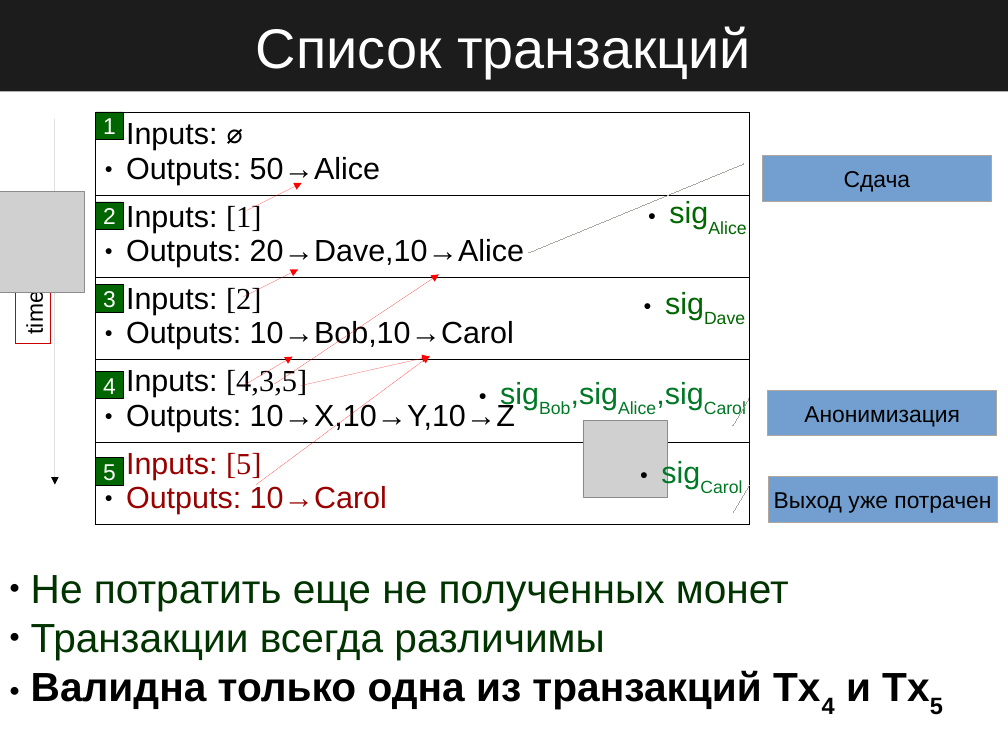
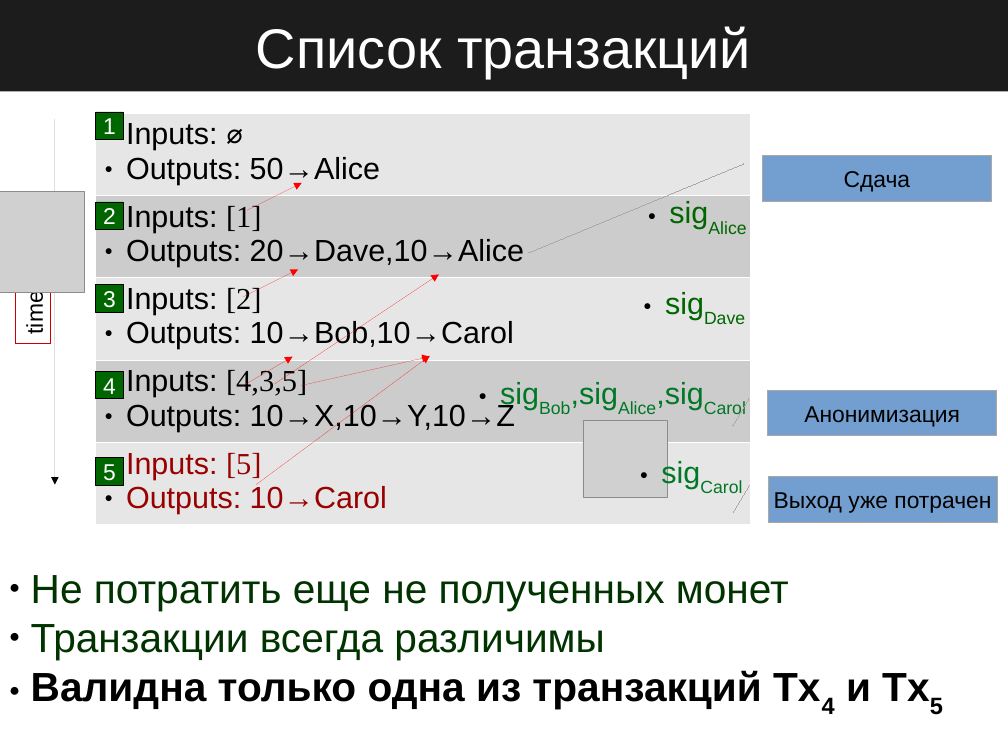
Before and after one commit to StateProof/blockchainClass, a slide deck: slide 9 of executive/3.DoubleSpending.odp. Drawn at 1008x756 pixels with LibreOffice and Linux fonts; fonts in the diff are those of the drawing; grey boxes stand for pictures. Boxes give left, top, right and bottom in pixels: in the first picture for what was removed or moved away, otherwise in the second. Text is boxed around its words. In the diff, an @@ line names an element or a change of style, - is before the commit and + after.

```diff
--- a/executive/3.DoubleSpending.odp
+++ b/executive/3.DoubleSpending.odp
@@ table at [95,113,750,542] @@
@@ fill none to #E6E6E6 in 3 cells @@
@@ fill none to #CCCCCC in 2 cells @@
@@ borders changed @@
```
Also in this commit, not shown: 2 other slides changed, 1 slide added.
